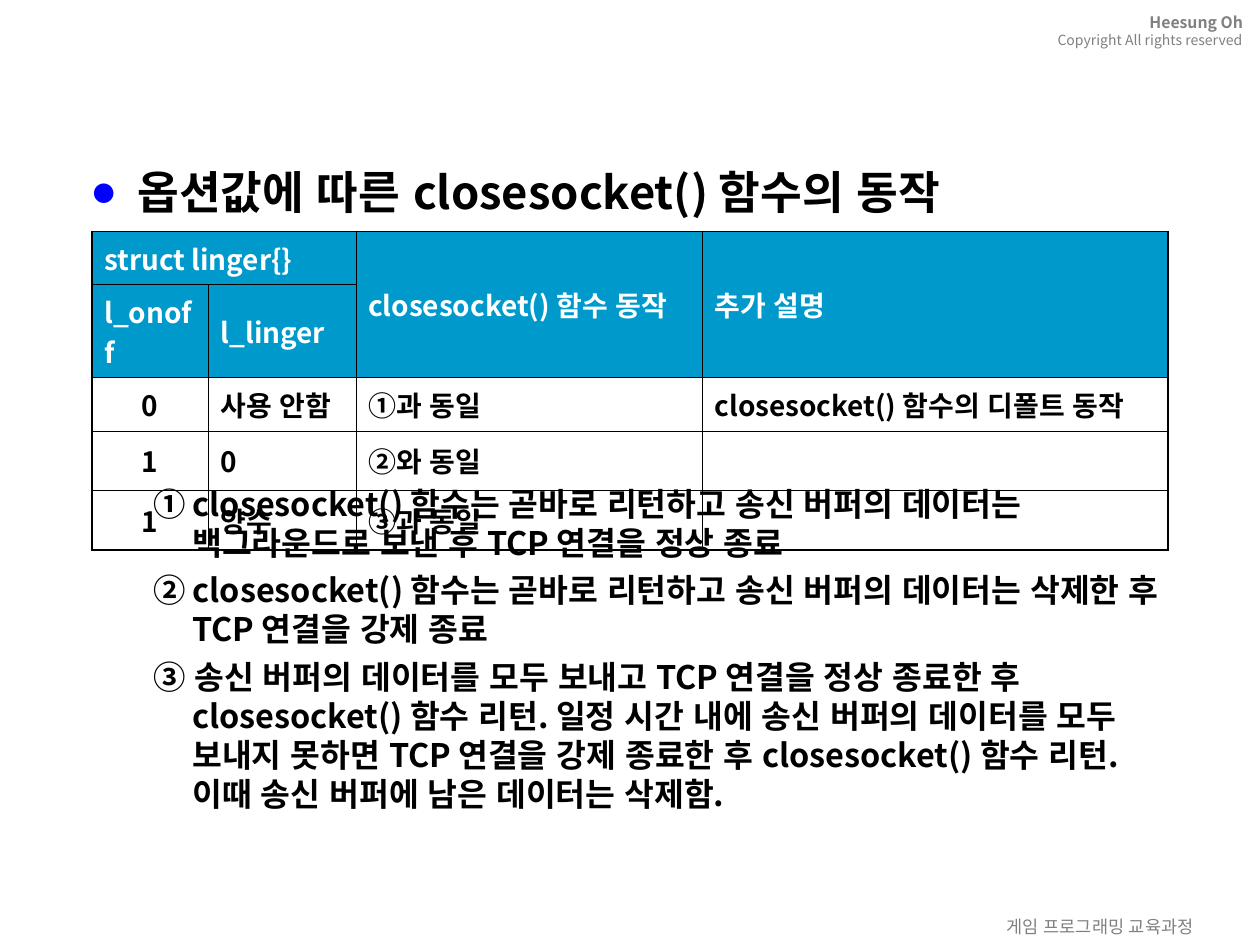
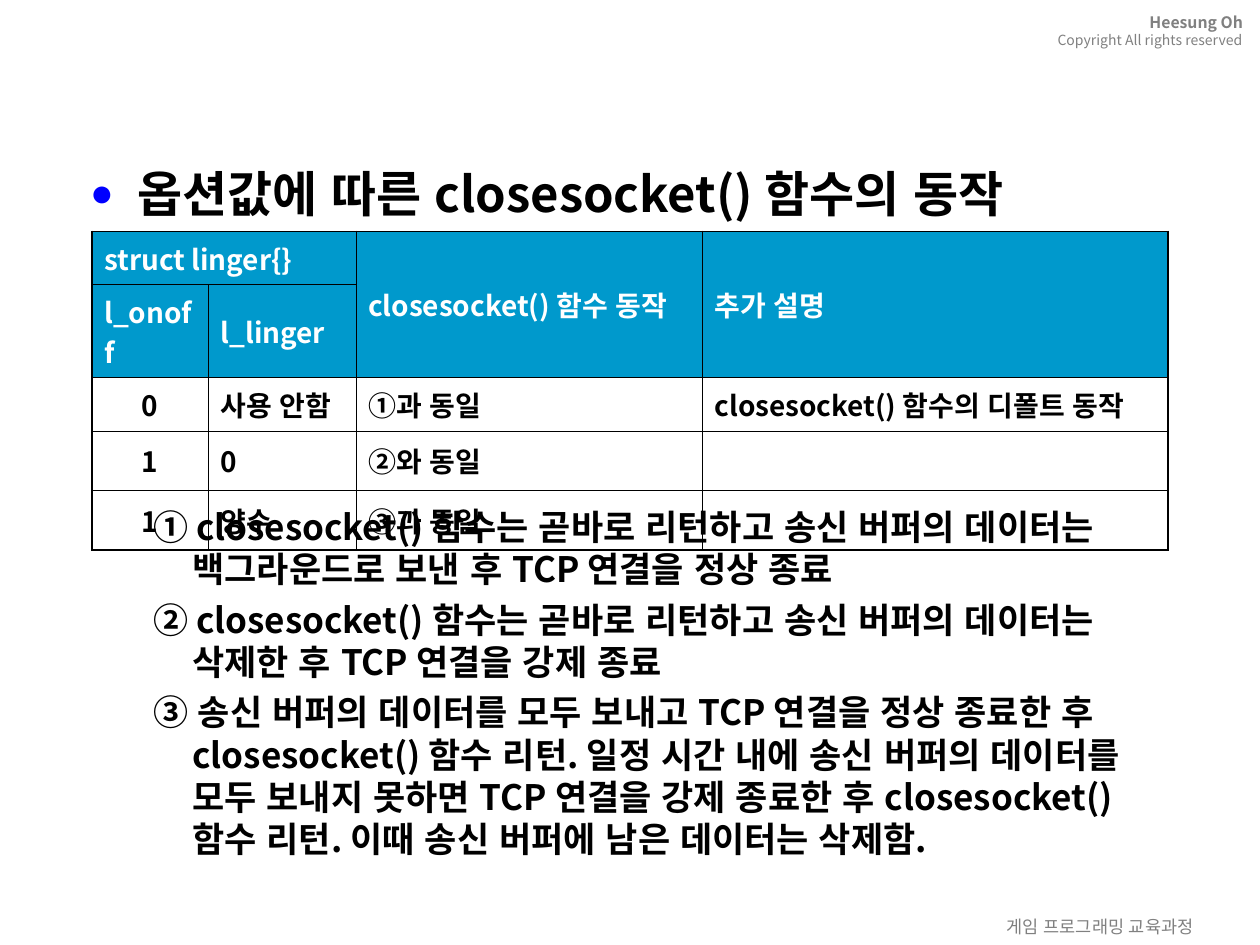
Before and after one commit to 3dapi/dv05_netlib, a slide deck: slide 18 of ppt/_network_15.ppt. Drawn at 1260x945 pixels with LibreOffice and Linux fonts; fonts in the diff are those of the drawing; background and template pictures are left out. Boxes give left, top, right and bottom in pixels: in the first picture for what was removed or moved away, otherwise in the second. Text is boxed around its words. In the diff, an @@ line names an element or a change of style, - is before the commit and + after.

```diff
--- a/ppt/_network_15.ppt
+++ b/ppt/_network_15.ppt
@@ text "옵션값에 따른 closesocket() 함수의 동작" at [137,170,1120,855]: size 25.9 to 28 pt in "옵션값에 따른 closesocket() 함수의 동작"; size 18.5 to 20 pt in "① closesocket() 함수는 곧바로 리턴하고 송신 버퍼의 ...", "② closesocket() 함수는 곧바로 리턴하고 송신 버퍼의 ...", "③ 송신 버퍼의 데이터를 모두 보내고 TCP ..." @@
```
Also in this commit, not shown: 1 other slide changed, 3 other files.
